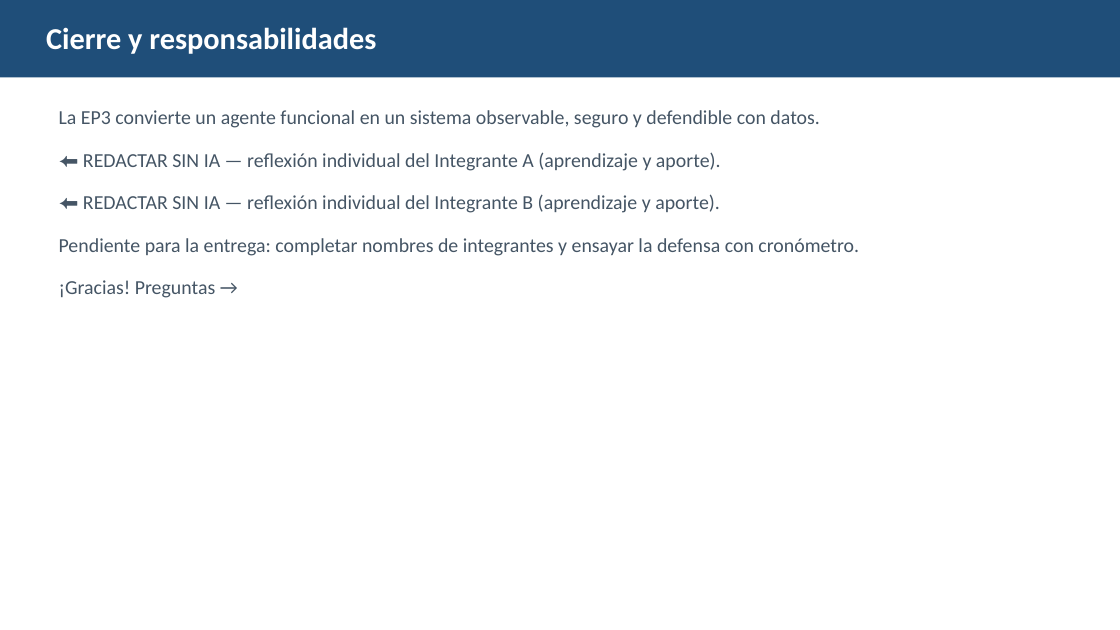
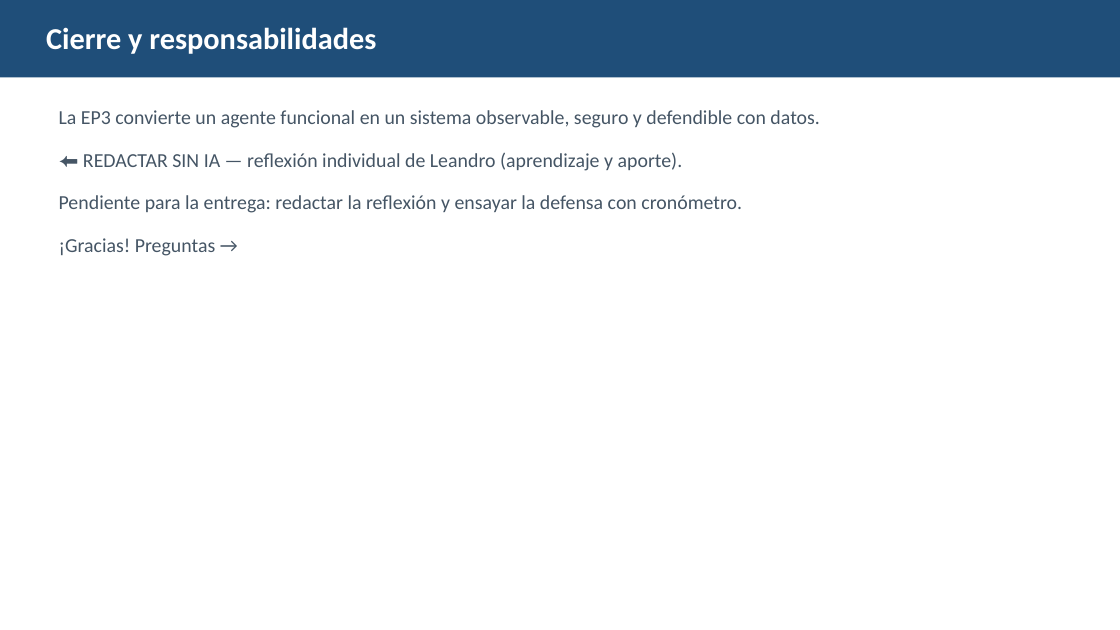
Before and after one commit to jghleo/Ferrandes_Agente_EP3, a slide deck: slide 13 of presentacion/Presentacion_EP3_Ferrandes.pptx. Drawn at 1120x630 pixels with LibreOffice and Linux fonts; fonts in the diff are those of the drawing. Boxes give left, top, right and bottom in pixels: in the first picture for what was removed or moved away, otherwise in the second. Text is boxed around its words. In the diff, an @@ line names an element or a change of style, - is before the commit and + after.

Commit message:
Adaptar entrega a modalidad individual

```diff
--- a/presentacion/Presentacion_EP3_Ferrandes.pptx
+++ b/presentacion/Presentacion_EP3_Ferrandes.pptx
@@ text at (59, 152, 742, 213): text changed @@
-⬅ REDACTAR SIN IA — reflexión individual del Integrante A (aprendizaje y aporte).
-⬅ REDACTAR SIN IA — reflexión individual del Integrante B (aprendizaje y aporte).
-Pendiente para la entrega: completar nombres de integrantes y ensayar la defensa con cronómetro.
+⬅ REDACTAR SIN IA — reflexión individual de Leandro (aprendizaje y aporte).
+Pendiente para la entrega: redactar la reflexión y ensayar la defensa con cronómetro.
```
Also in this commit, not shown: 1 other slide changed, 11 other files.
